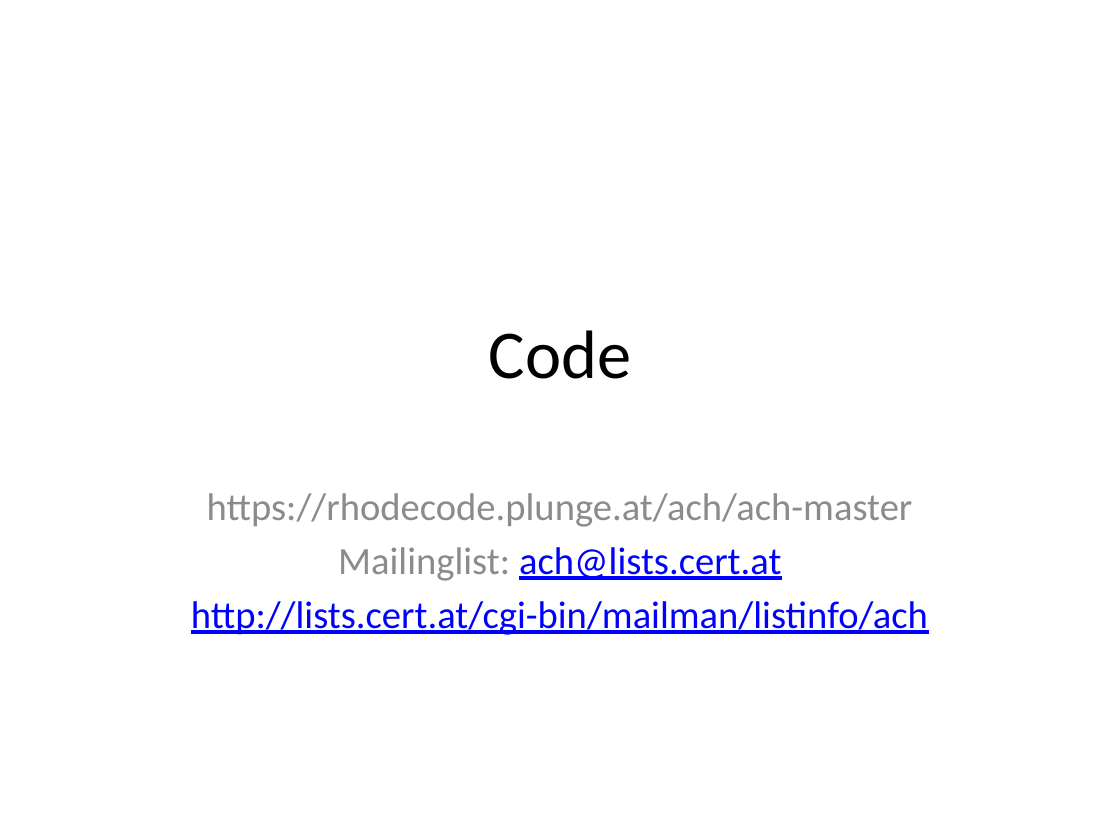
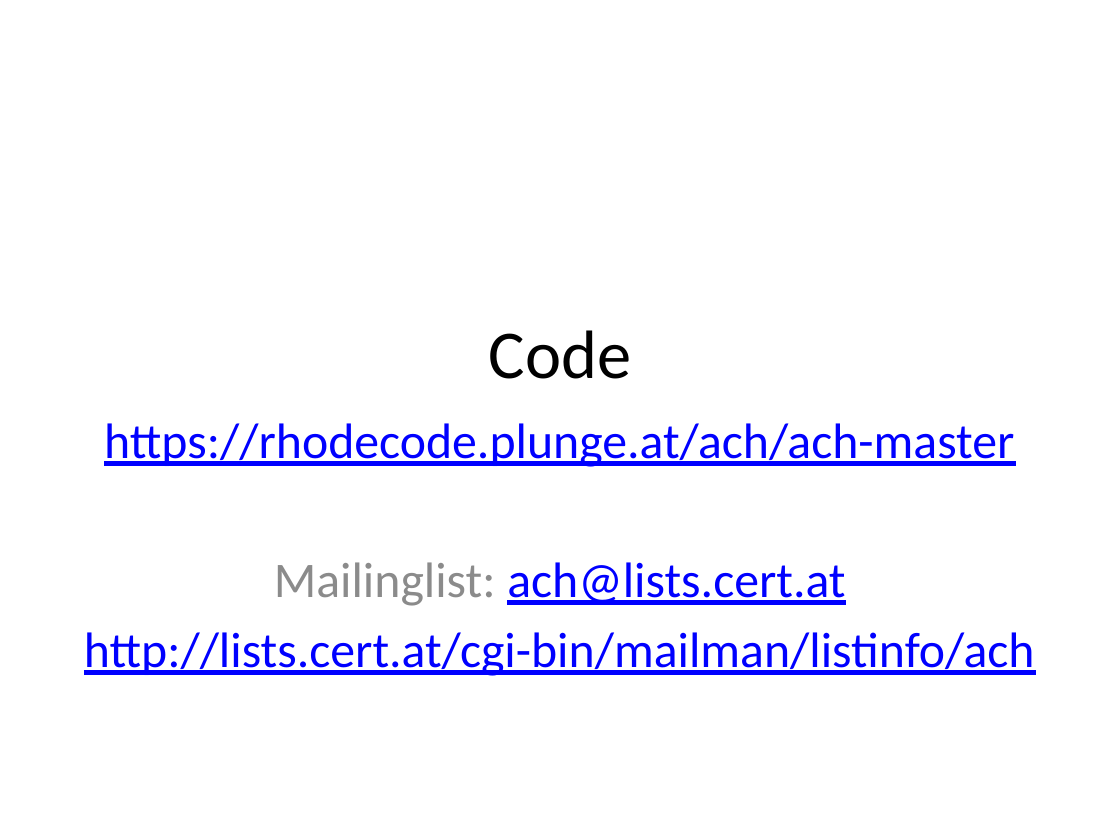
Before and after one commit to BetterCrypto/Applied-Crypto-Hardening, a slide deck: slide 8 of 20131023-Hack.lu Lightning Talk ACH project.pptx (slide 7 before the commit). Drawn at 1120x840 pixels with LibreOffice and Linux fonts; fonts in the diff are those of the drawing. Boxes give left, top, right and bottom in pixels: in the first picture for what was removed or moved away, otherwise in the second. Text is boxed around its words. In the diff, an @@ line names an element or a change of style, - is before the commit and + after.

```diff
--- a/20131023-Hack.lu Lightning Talk ACH project.pptx
+++ b/20131023-Hack.lu Lightning Talk ACH project.pptx
@@ subtitle "https://rhodecode.plunge.at/ach/ach-master": place and size @@
-subtitle "https://rhodecode.plunge.at/ach/ach-master" at (191, 493, 928, 635)
+subtitle "https://rhodecode.plunge.at/ach/ach-master" at (84, 423, 1035, 676)
@@ subtitle "https://rhodecode.plunge.at/ach/ach-master" at (84, 423, 1035, 676): size 24.8 to 32 pt; text colour #8C8C8C to #0000FF, underline on in "https://rhodecode.plunge.at/ach/ach-master"; more space between paragraphs @@
```
Also in this commit, not shown: 1 other slide changed, 1 slide added, 2 other files.
